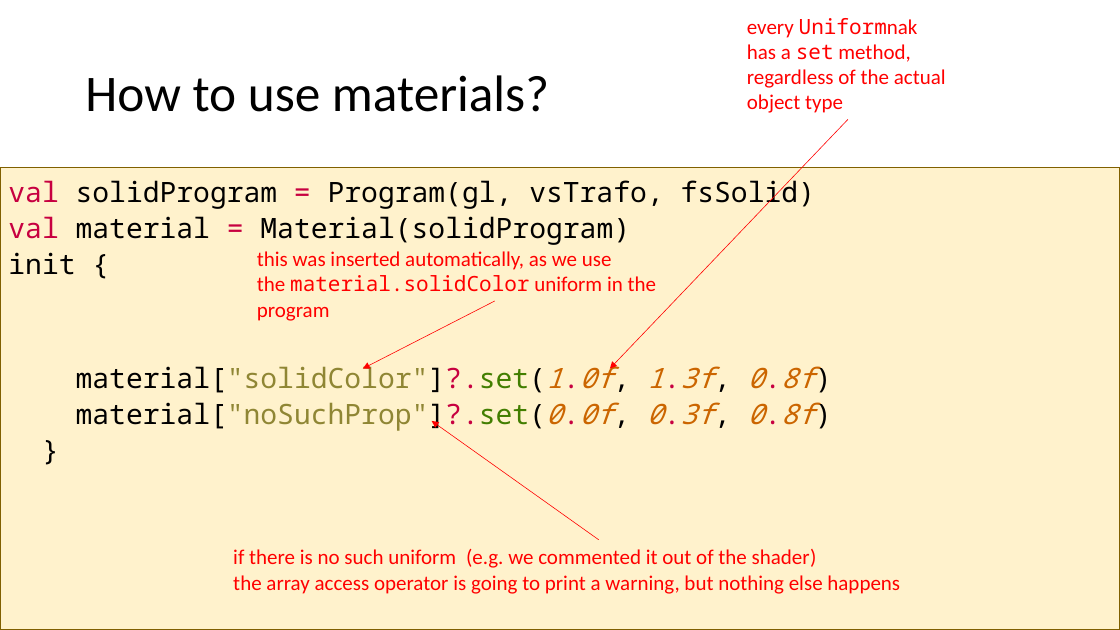
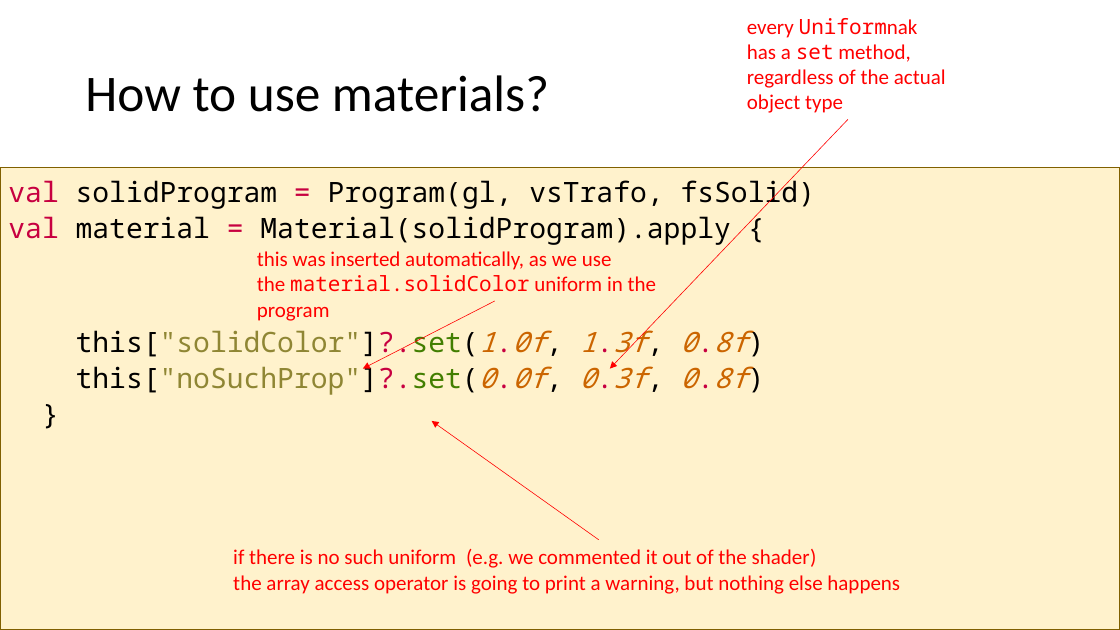
Before and after one commit to szecsi/kogfactory, a slide deck: slide 28 of projects/kog.020.030-gom/aitcg070 - Game Object Model.pptx. Drawn at 1120x630 pixels with LibreOffice and Linux fonts; fonts in the diff are those of the drawing. Boxes give left, top, right and bottom in pixels: in the first picture for what was removed or moved away, otherwise in the second. Text is boxed around its words. In the diff, an @@ line names an element or a change of style, - is before the commit and + after.

```diff
--- a/projects/kog.020.030-gom/aitcg070 - Game Object Model.pptx
+++ b/projects/kog.020.030-gom/aitcg070 - Game Object Model.pptx
@@ text at (8,216,748,395): text changed @@
-val material = Material(solidProgram)
-init {
-material["solidColor"]?.set(1.0f, 1.3f, 0.8f)
-material["noSuchProp"]?.set(0.0f, 0.3f, 0.8f)
+val material = Material(solidProgram).apply {
+this["solidColor"]?.set(1.0f, 1.3f, 0.8f)
+this["noSuchProp"]?.set(0.0f, 0.3f, 0.8f)
```
Also in this commit, not shown: 8 other slides changed, 1 slide removed, 3 other files.
